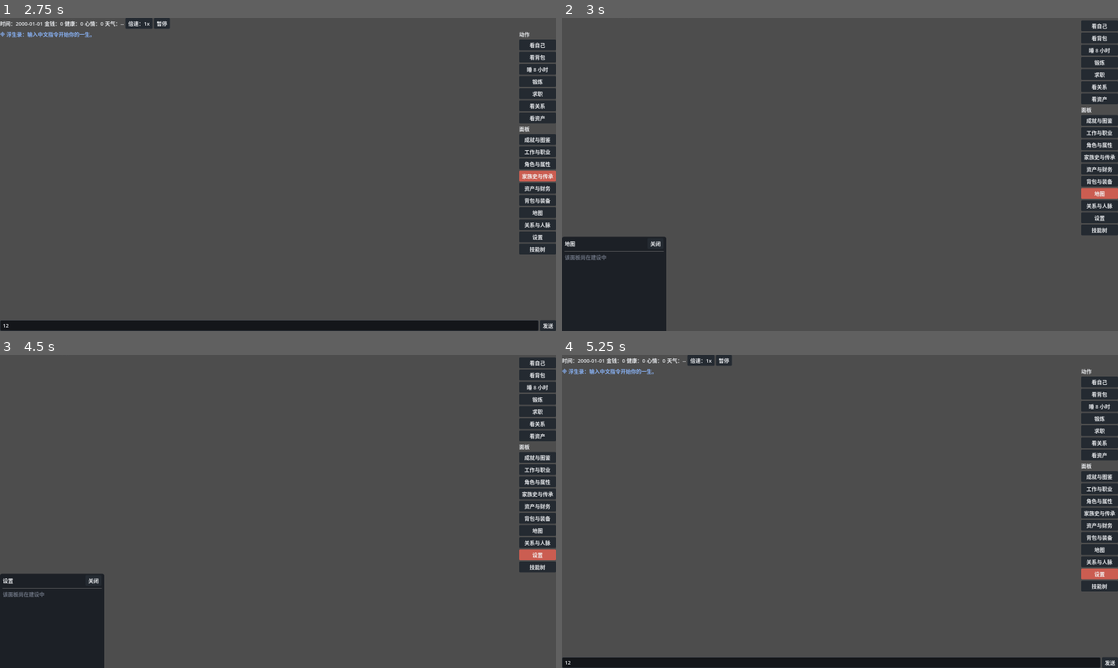
Above: before the commit, frames 1-4 (two rows, left to right).
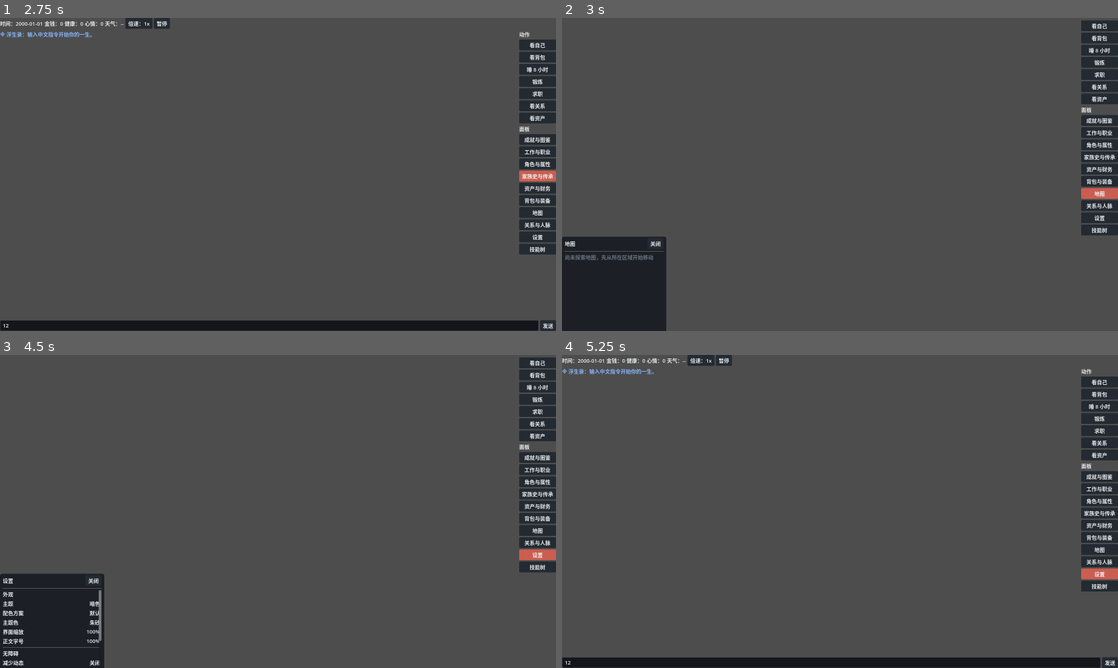
Above: after the commit, the same moments.

Repository: 3uejz/-
Game: Godot game, scene res://ui/main.tscn
Same seed, same stepped clock (60 frames per second), same inputs: the game is played once before the commit and once after it.
Inputs (mouse positions are in pixels of both pictures, inside the frame that each line leads up to):
- Up to frame 1 (2.75 s): click (266, 324) at 0.52 s; type "12" at 0.6 s; click "家族史与传承" at 1.25 s; click "家族史与传承" at 2 s
- Up to frame 2 (3 s): click "地图" at 2.75 s
- Up to frame 3 (4.5 s): click "地图" at 3.5 s; click "设置" at 4.25 s
- Up to frame 4 (5.25 s): click "设置" at 5 s

Frame 1 is identical in both runs. In frame 2, 0.1% of the frame differs, in the area x 0-17%, y 75-78%; in frame 3, 0.6%, in the area x 0-19%, y 75-100%; in frame 4, nothing differs.

Commit message:
feat: 地图与设置面板及主题实时预览（任务 47/51）
- PanelContent 新增地图（当前区域/已到访/行程）与设置摘要（外观/无障碍/其他）
- build 增加 context 参数携带世界与设置数据，保持既有调用兼容
- main.gd 设置面板加入切主题/配色/主色与减少动态控件，即时重生成 Theme 并刷新抽屉
- ThemeManager 暴露 body_font_scale/level；panel_content_test 与 ui_shell_test 增补用例

Co-authored-by: monkeycode-ai <monkeycode-ai@chaitin.com>
Co-authored-by: monkeycode-ai <monkeycode-ai@chaitin.com>

Diff:
--- a/client/tests/panel_content_test.gd
+++ b/client/tests/panel_content_test.gd
@@ -18,6 +18,8 @@
 	_test_relations()
 	_test_achievements()
 	_test_family()
+	_test_map()
+	_test_settings()
 	_test_placeholder()
 
 func _find_section(data: Dictionary, title: String) -> Dictionary:
@@ -133,4 +135,38 @@
 	check(not bool(data.get("empty", true)), "财务面板有默认数据")
 	check_eq(String(data.get("title", "")), "资产与财务", "面板标题")
 	var map_data: Dictionary = PanelContentScript.build("map", GameStateScript.default_player())
-	check(bool(map_data.get("empty", false)), "地图面板暂为占位")
+	check(bool(map_data.get("empty", false)), "地图面板无上下文时占位")
+	var anomaly: Dictionary = PanelContentScript.build("anomaly", GameStateScript.default_player())
+	check(bool(anomaly.get("empty", false)), "异常面板暂为占位")
+
+func _test_map() -> void:
+	var context: Dictionary = {
+		"current_region": "map.beijing",
+		"regions": [{"region_key": "map.beijing", "population": 1200, "price_index": 1.25, "safety": 70}],
+		"itineraries": [{"destination": {"region_id": "map.shanghai"}, "mode": "train", "arrive_minutes": 480}],
+	}
+	var data: Dictionary = PanelContentScript.build("map", GameStateScript.default_player(), Callable(), context)
+	check(not bool(data.get("empty", true)), "有区域数据非空")
+	check_eq(_row_value(_find_section(data, "当前区域"), "beijing"), "所在", "当前区域")
+	var region_sec: Dictionary = _find_section(data, "已到访区域")
+	check(String(_row_value(region_sec, "beijing")).find("人口1200") >= 0, "区域摘要")
+	var trip_sec: Dictionary = _find_section(data, "行程")
+	check(String(_row_value(trip_sec, "shanghai")).find("train") >= 0, "行程目的地")
+
+func _test_settings() -> void:
+	var context: Dictionary = {"settings": {
+		"scheme": "light", "variant": "colorblind", "accent": "jade",
+		"ui_scale": 1.25, "body_font_scale": 1.15,
+		"reduce_motion": true, "tts_enabled": false, "speed_level": 4, "tray_enabled": true,
+	}}
+	var data: Dictionary = PanelContentScript.build("settings", {}, Callable(), context)
+	check(not bool(data.get("empty", true)), "设置摘要非空")
+	var appearance: Dictionary = _find_section(data, "外观")
+	check_eq(_row_value(appearance, "主题"), "亮色", "主题中文化")
+	check_eq(_row_value(appearance, "配色方案"), "色盲友好", "配色方案中文化")
+	check_eq(_row_value(appearance, "主题色"), "石绿", "主色中文化")
+	check_eq(_row_value(appearance, "界面缩放"), "125%", "缩放百分比")
+	var access: Dictionary = _find_section(data, "无障碍")
+	check_eq(_row_value(access, "减少动态"), "开启", "减少动态")
+	check_eq(_row_value(access, "文本朗读"), "关闭", "朗读开关")
+	check_eq(_row_value(_find_section(data, "其他"), "推进倍速"), "4x", "倍速")
--- a/client/tests/ui_shell_test.gd
+++ b/client/tests/ui_shell_test.gd
@@ -50,4 +50,6 @@
 	check(not _main.has_panel("character"), "角色面板已移除")
 	check_eq(_main.panel_count(), 1, "关闭后剩一个面板")
 	check(not _main.open_panel("does_not_exist"), "未知面板拒绝打开")
+	check(_main.open_panel("settings"), "打开设置面板")
+	check(_main.has_panel("settings"), "设置面板存在")
 	_main.free()
--- a/client/ui/main.gd
+++ b/client/ui/main.gd
@@ -263,21 +263,84 @@
 	return panel
 
 func _fill_panel_content(container: VBoxContainer, id: String) -> void:
-	var data: Dictionary = PanelContentScript.build(id, _current_player())
+	var data: Dictionary = PanelContentScript.build(id, _current_player(), Callable(), _panel_context())
 	if bool(data.get("empty", false)):
 		var hint := Label.new()
 		hint.text = String(data.get("empty_hint", ""))
 		hint.autowrap_mode = TextServer.AUTOWRAP_WORD_SMART
 		hint.add_theme_color_override("font_color", _theme_manager.color("color.text.disabled"))
 		container.add_child(hint)
-		return
-	for section in data.get("sections", []):
-		var section_title := Label.new()
-		section_title.text = String(section.get("title", ""))
-		container.add_child(section_title)
-		for row in section.get("rows", []):
-			container.add_child(_row_node(String(row.get("label", "")), String(row.get("value", ""))))
-		container.add_child(HSeparator.new())
+	else:
+		for section in data.get("sections", []):
+			var section_title := Label.new()
+			section_title.text = String(section.get("title", ""))
+			container.add_child(section_title)
+			for row in section.get("rows", []):
+				container.add_child(_row_node(String(row.get("label", "")), String(row.get("value", ""))))
+			container.add_child(HSeparator.new())
+	if id == "settings":
+		_build_settings_controls(container)
+
+## 设置面板的实时预览控件：切主题/配色/主色即时重生成 Theme 并刷新抽屉（ui.md 10）。
+func _build_settings_controls(container: VBoxContainer) -> void:
+	container.add_child(HSeparator.new())
+	var label := Label.new()
+	label.text = "外观调整（实时预览）"
+	container.add_child(label)
+	container.add_child(_option_row("主题", ["dark", "light"], ["暗色", "亮色"], _theme_manager.scheme, "scheme"))
+	container.add_child(_option_row(
+		"配色", ["default", "high_contrast", "colorblind"], ["默认", "高对比", "色盲友好"],
+		_theme_manager.variant, "variant"))
+	container.add_child(_option_row(
+		"主色", ["cinnabar", "daiqing", "indigo", "ochre", "jade"], ["朱砂", "黛青", "花青", "赭石", "石绿"],
+		_theme_manager.accent, "accent"))
+	var motion := CheckButton.new()
+	motion.text = "减少动态"
+	motion.button_pressed = _theme_manager.reduce_motion()
+	motion.toggled.connect(func(on: bool) -> void:
+		_theme_manager.set_reduce_motion(on)
+		_apply_theme())
+	container.add_child(motion)
+
+func _option_row(label_text: String, values: Array, titles: Array, current: String, kind: String) -> HBoxContainer:
+	var row := HBoxContainer.new()
+	var label := Label.new()
+	label.text = label_text
+	row.add_child(label)
+	for i in values.size():
+		var value: String = String(values[i])
+		var button := Button.new()
+		button.text = String(titles[i])
+		button.toggle_mode = true
+		button.button_pressed = value == current
+		button.pressed.connect(func() -> void: _apply_theme_setting(kind, value))
+		row.add_child(button)
+	return row
+
+func _apply_theme_setting(kind: String, value: String) -> void:
+	match kind:
+		"scheme":
+			_theme_manager.set_scheme(value)
+		"variant":
+			_theme_manager.set_variant(value)
+		"accent":
+			_theme_manager.set_accent(value)
+	_apply_theme()
+
+func _apply_theme() -> void:
+	_theme_manager.apply_to(self)
+	_refresh_panel("settings")
+
+func _refresh_panel(id: String) -> void:
+	if not _drawers.has(id) or not is_instance_valid(_drawer_row):
+		return
+	var old = _drawers[id]
+	if is_instance_valid(old):
+		old.queue_free()
+	_drawers.erase(id)
+	var drawer := _build_drawer(id)
+	_drawer_row.add_child(drawer)
+	_drawers[id] = drawer
 
 func _row_node(label_text: String, value_text: String) -> HBoxContainer:
 	var row := HBoxContainer.new()
@@ -296,6 +359,27 @@
 	if game != null and game.player is Dictionary:
 		return game.player
 	return {}
+
+## 面板外部上下文：世界区域/行程（地图）与当前设置摘要（设置）。
+func _panel_context() -> Dictionary:
+	var context: Dictionary = {"settings": _settings_summary()}
+	var game = get_node_or_null("/root/GameState")
+	if game != null:
+		var world: Dictionary = game.world_delta if game.world_delta is Dictionary else {}
+		context["regions"] = world.get("regions", [])
+		var player: Dictionary = game.player if game.player is Dictionary else {}
+		context["itineraries"] = player.get("itineraries", [])
+	return context
+
+func _settings_summary() -> Dictionary:
+	return {
+		"scheme": _theme_manager.scheme,
+		"variant": _theme_manager.variant,
+		"accent": _theme_manager.accent,
+		"ui_scale": _theme_manager.ui_scale,
+		"body_font_scale": _theme_manager.body_font_scale(),
+		"reduce_motion": _theme_manager.reduce_motion(),
+	}
 
 # --- 叙事流 ---
 
--- a/client/ui/panels/panel_content.gd
+++ b/client/ui/panels/panel_content.gd
@@ -25,6 +25,14 @@
 	"male": "男", "female": "女", "nonbinary": "非二元", "unknown": "未知",
 }
 
+const SCHEME_LABELS: Dictionary = {"dark": "暗色", "light": "亮色"}
+const VARIANT_LABELS: Dictionary = {
+	"default": "默认", "high_contrast": "高对比", "colorblind": "色盲友好",
+}
+const ACCENT_LABELS: Dictionary = {
+	"cinnabar": "朱砂", "daiqing": "黛青", "indigo": "花青", "ochre": "赭石", "jade": "石绿",
+}
+
 ## 生理/营养/心理/能力/人格/价值观的展示顺序与中文标签（确定性）。
 const ATTR_SPECS: Array = [
 	["physiological", "生理", [
@@ -53,7 +61,8 @@
 ]
 
 ## 面板入口：按 id 装配内容；未实现的面板返回建设中占位（不抛错）。
-static func build(id: String, player: Dictionary, name_resolver: Callable = Callable()) -> Dictionary:
+## context 可选携带视图外部数据：regions/current_region/itineraries（地图）、settings（设置）。
+static func build(id: String, player: Dictionary, name_resolver: Callable = Callable(), context: Dictionary = {}) -> Dictionary:
 	var title: String = String((RegistryScript.PANELS.get(id, {}) as Dictionary).get("title", id))
 	var data: Dictionary
 	match id:
@@ -73,6 +82,10 @@
 			data = achievements(player, name_resolver)
 		"family":
 			data = family(player, name_resolver)
+		"map":
+			data = map_panel(context, name_resolver)
+		"settings":
+			data = settings_panel(context)
 		_:
 			data = _empty(title, "该面板尚在建设中")
 	data["title"] = title
@@ -273,6 +286,83 @@
 		rows.append({"label": "预产", "value": "第 %d 分钟" % int(pregnancy.get("due_minutes", 0))})
 	return {"empty": false, "empty_hint": "", "sections": [{"title": "家庭", "rows": rows}]}
 
+# --- 地图 ---
+
+static func map_panel(context: Dictionary, name_resolver: Callable = Callable()) -> Dictionary:
+	var regions: Array = context.get("regions", [])
+	var current: String = String(context.get("current_region", ""))
+	var itineraries: Array = context.get("itineraries", [])
+	if regions.is_empty() and current.is_empty() and itineraries.is_empty():
+		return _empty("地图", "尚未探索地图，先从所在区域开始移动")
+	var sections: Array = []
+	if current != "":
+		sections.append({"title": "当前区域", "rows": [{"label": _resolve(current, name_resolver), "value": "所在"}]})
+	if not regions.is_empty():
+		var region_rows: Array = []
+		for r in regions:
+			var parts := PackedStringArray()
+			if r.has("population"):
+				parts.append("人口%d" % int(r["population"]))
+			if r.has("price_index"):
+				parts.append("物价%.2f" % float(r["price_index"]))
+			if r.has("safety"):
+				parts.append("治安%d" % int(r["safety"]))
+			region_rows.append({
+				"label": _resolve(String(r.get("region_key", "?")), name_resolver),
+				"value": " · ".join(parts) if parts.size() > 0 else "已到访",
+			})
+		sections.append({"title": "已到访区域", "rows": region_rows})
+	if not itineraries.is_empty():
+		var trip_rows: Array = []
+		for it in itineraries:
+			var dest: Dictionary = it.get("destination", {})
+			var key: String = String(dest.get("region_id", dest.get("location_key", "?")))
+			var value: String = String(it.get("mode", ""))
+			if it.has("arrive_minutes"):
+				value += " · 抵达%d" % int(it["arrive_minutes"])
+			trip_rows.append({"label": _resolve(key, name_resolver), "value": value})
+		sections.append({"title": "行程", "rows": trip_rows})
+	return {"empty": false, "empty_hint": "", "sections": sections}
+
+# --- 设置 ---
+
+static func settings_panel(context: Dictionary) -> Dictionary:
+	var s: Dictionary = context.get("settings", {})
+	if s.is_empty():
+		return _empty("设置", "设置尚未接入")
+	var appearance: Array = []
+	if s.has("scheme"):
+		appearance.append({"label": "主题", "value": String(SCHEME_LABELS.get(String(s["scheme"]), String(s["scheme"])))})
+	if s.has("variant"):
+		appearance.append({"label": "配色方案", "value": String(VARIANT_LABELS.get(String(s["variant"]), String(s["variant"])))})
+	if s.has("accent"):
+		appearance.append({"label": "主题色", "value": String(ACCENT_LABELS.get(String(s["accent"]), String(s["accent"])))})
+	if s.has("ui_scale"):
+		appearance.append({"label": "界面缩放", "value": "%d%%" % int(round(float(s["ui_scale"]) * 100.0))})
+	if s.has("body_font_scale"):
+		appearance.append({"label": "正文字号", "value": "%d%%" % int(round(float(s["body_font_scale"]) * 100.0))})
+	var access: Array = []
+	if s.has("reduce_motion"):
+		access.append({"label": "减少动态", "value": _yes_no(s["reduce_motion"])})
+	if s.has("tts_enabled"):
+		access.append({"label": "文本朗读", "value": _yes_no(s["tts_enabled"])})
+	var misc: Array = []
+	if s.has("speed_level"):
+		misc.append({"label": "推进倍速", "value": "%dx" % int(s["speed_level"])})
+	if s.has("tray_enabled"):
+		misc.append({"label": "系统托盘", "value": _yes_no(s["tray_enabled"])})
+	var sections: Array = []
+	if not appearance.is_empty():
+		sections.append({"title": "外观", "rows": appearance})
+	if not access.is_empty():
+		sections.append({"title": "无障碍", "rows": access})
+	if not misc.is_empty():
+		sections.append({"title": "其他", "rows": misc})
+	return {"empty": false, "empty_hint": "", "sections": sections}
+
+static func _yes_no(value: Variant) -> String:
+	return "开启" if bool(value) else "关闭"
+
 # --- 内部 ---
 
 static func _name_of(item: Dictionary, name_resolver: Callable) -> String:
--- a/client/ui/theme/theme_manager.gd
+++ b/client/ui/theme/theme_manager.gd
@@ -55,6 +55,13 @@
 func body_font_px() -> int:
 	return builder.body_font_px()
 
+func body_font_scale() -> float:
+	return builder.font_body_scale
+
+func body_font_level() -> int:
+	var levels: Array = BuilderScript.BODY_FONT_LEVELS
+	return levels.find(builder.font_body_scale)
+
 func set_ui_scale(value: float) -> bool:
 	if not BuilderScript.UI_SCALES.has(value):
 		return false
Not shown, changed: .monkeycode/specs/life-text-sandbox/ui.md
